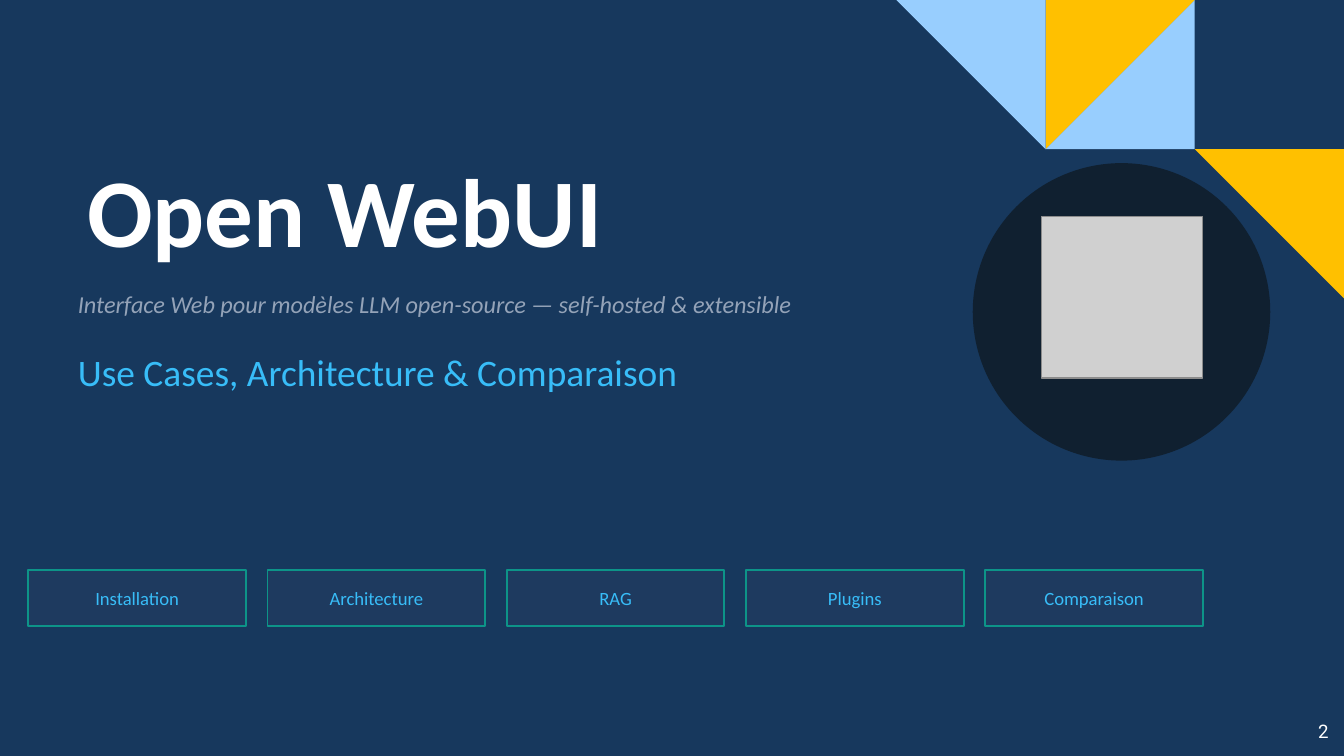
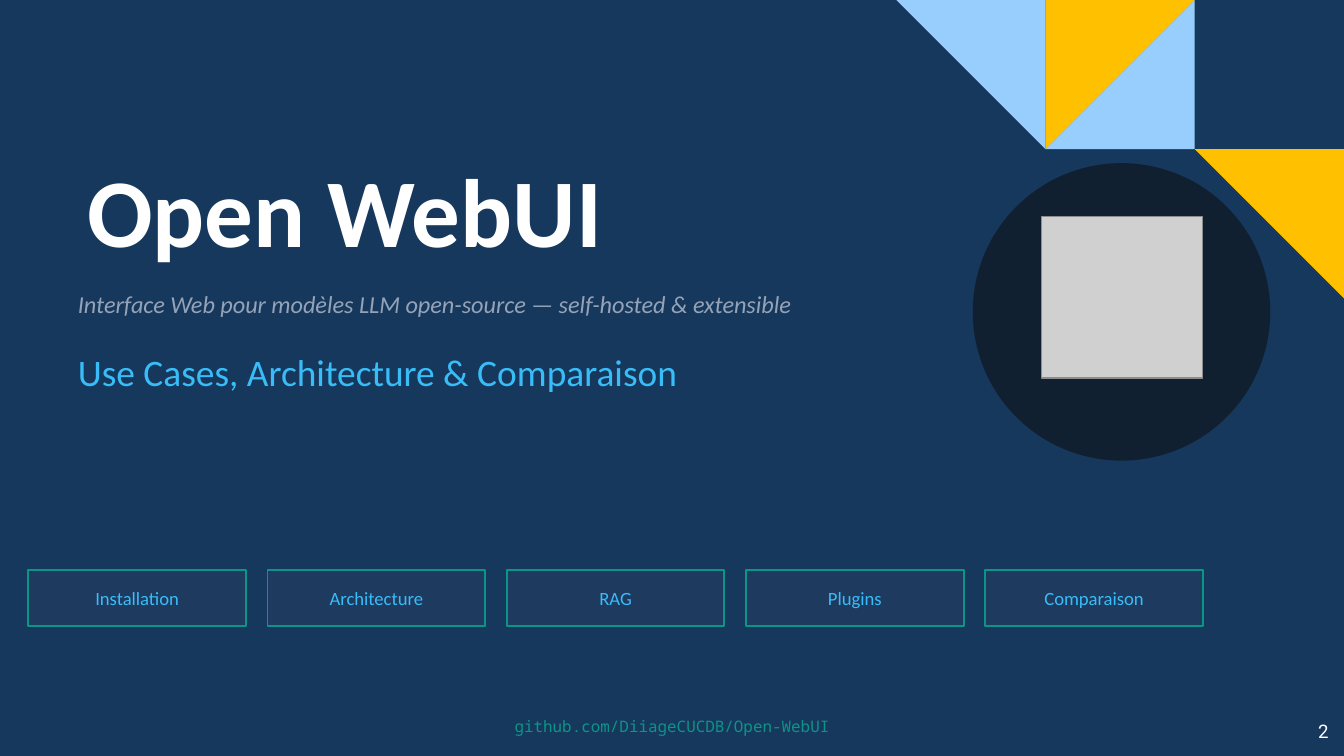
Before and after one commit to DiiageCUCDB/Open-WebUI, a slide deck: slide 2 of open-webui-diiage.potx. Drawn at 1344x756 pixels with LibreOffice and Linux fonts; fonts in the diff are those of the drawing; grey boxes stand for pictures; background and template pictures are left out. Boxes give left, top, right and bottom in pixels: in the first picture for what was removed or moved away, otherwise in the second. Text is boxed around its words. In the diff, an @@ line names an element or a change of style, - is before the commit and + after.

Commit message:
feat: Add sujet.md to outline project documentation and use cases for Open WebUI

```diff
--- a/open-webui-diiage.potx
+++ b/open-webui-diiage.potx
@@ text added at (515,720,830,736), 8.5 pt, text #0D9488 @@
+github.com/DiiageCUCDB/Open-WebUI
```
Also in this commit, not shown: 4 other slides changed, 1 other file.
